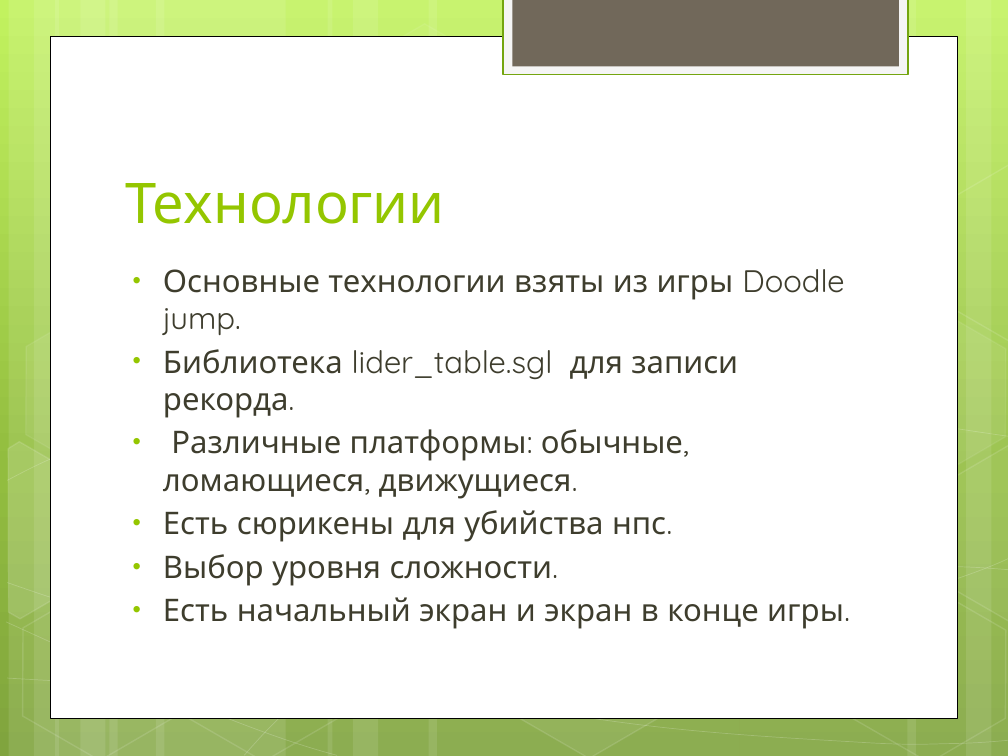
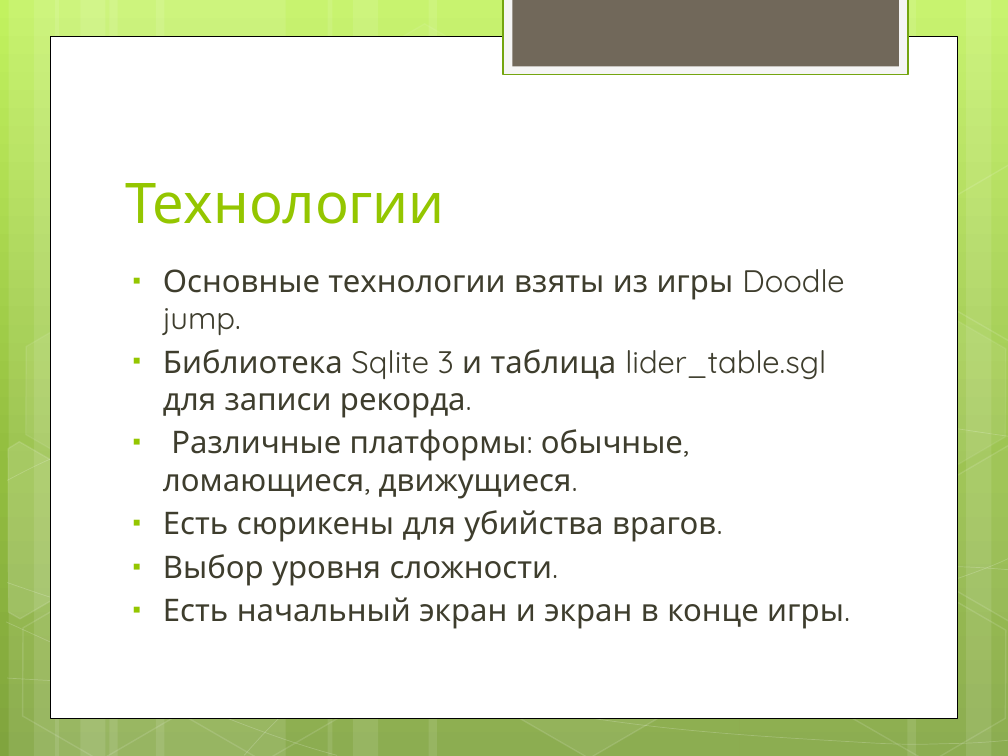
Before and after one commit to art-me-1101/project-Doodle_jump, a slide deck: slide 3 of doodle.pptx. Drawn at 1008x756 pixels with LibreOffice and Linux fonts; fonts in the diff are those of the drawing. Boxes give left, top, right and bottom in pixels: in the first picture for what was removed or moved away, otherwise in the second. Text is boxed around its words. In the diff, an @@ line names an element or a change of style, - is before the commit and + after.

```diff
--- a/doodle.pptx
+++ b/doodle.pptx
@@ text at bbox=[163, 269, 844, 629]: bullet • to ▪ @@
@@ text at bbox=[163, 349, 826, 418]: text changed @@
-• Библиотека lider_table.sgl для записи рекорда.
+▪ Библиотека Sqlite 3 и таблица lider_table.sgl для записи рекорда.
@@ text at bbox=[163, 510, 716, 542]: text changed @@
-• Есть сюрикены для убийства нпс.
+▪ Есть сюрикены для убийства врагов.
```
Also in this commit, not shown: 3 other slides changed.
